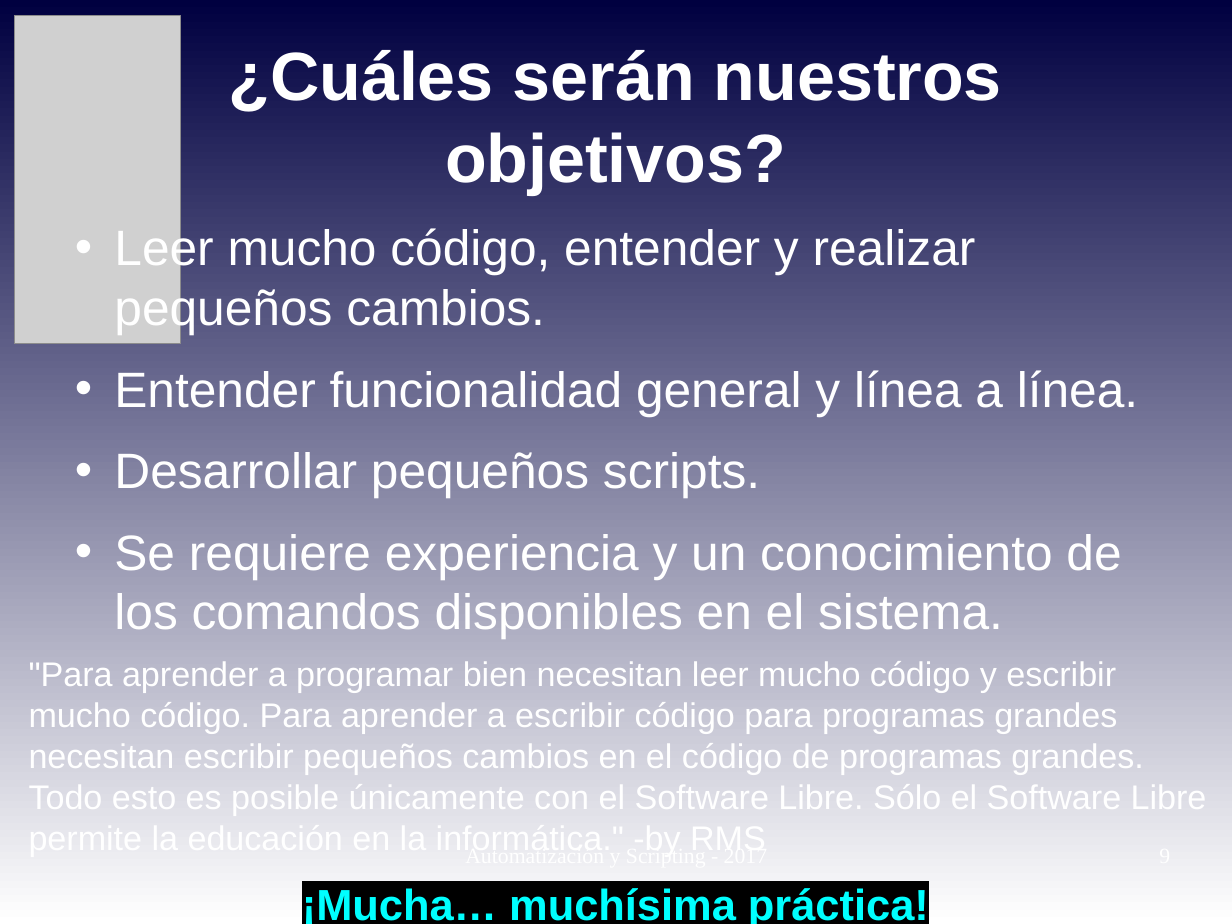
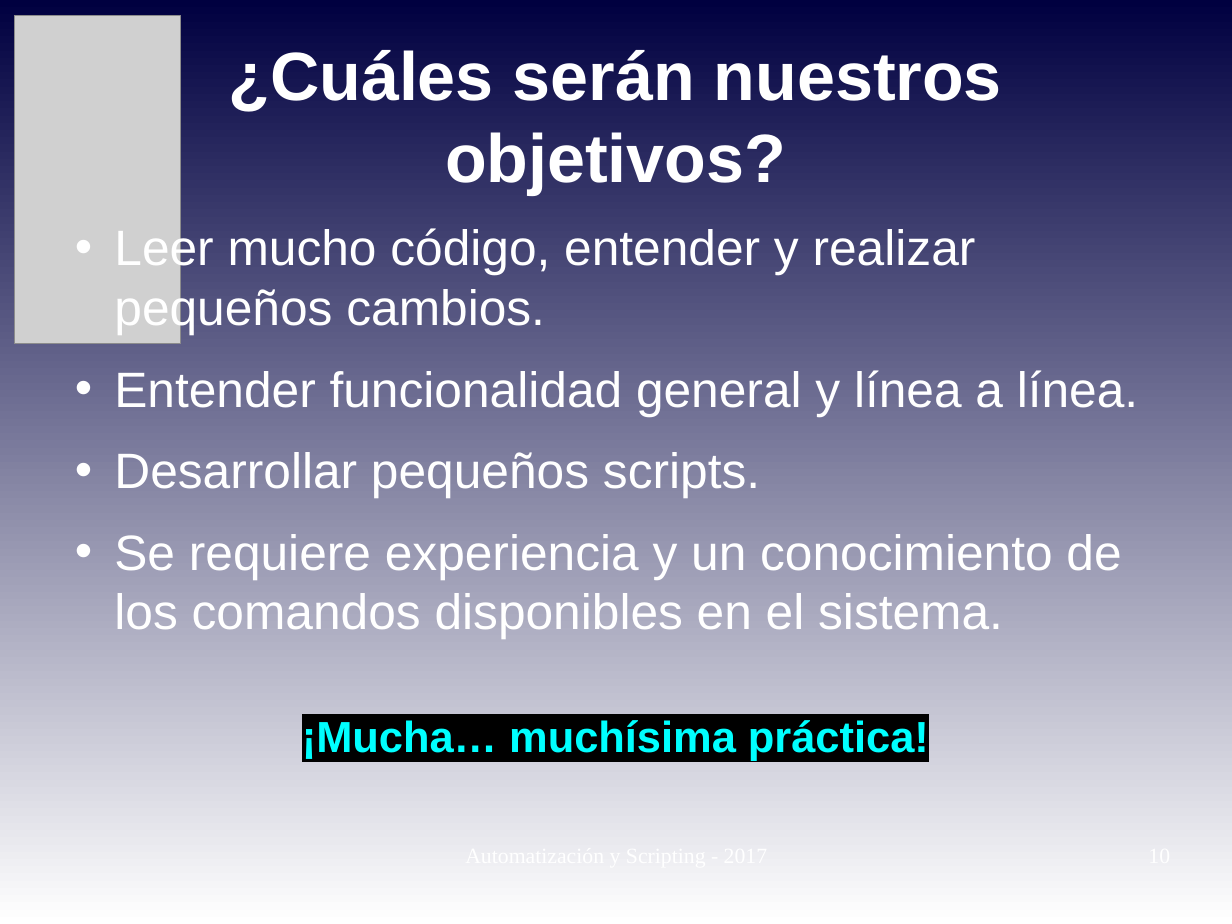
Before and after one commit to niniadcobre/-AutoyScripting, a slide deck: slide 10 of clases/AYS_clase02.odp (slide 9 before the commit). Drawn at 1232x924 pixels with LibreOffice and Linux fonts; fonts in the diff are those of the drawing; grey boxes stand for pictures. Boxes give left, top, right and bottom in pixels: in the first picture for what was removed or moved away, otherwise in the second. Text is boxed around its words. In the diff, an @@ line names an element or a change of style, - is before the commit and + after.

```diff
--- a/clases/AYS_clase02.odp
+++ b/clases/AYS_clase02.odp
@@ text removed at box(29, 661, 1207, 817) @@
-"Para aprender a programar bien necesitan leer mucho código y escribir mucho código. Para aprender a escribir código para programas grandes necesitan escribir pequeños cambios en el código de programas grandes. Todo esto es posible únicamente con el Software Libre. Sólo el Software Libre permite la educación en la informática." -by RMS
@@ text "¡Mucha… muchísima práctica!" rewrapped from box(302, 888, 929, 924) to box(302, 720, 929, 761) @@
```
Also in this commit, not shown: 1 other slide changed, 1 slide added, 1 other file.
